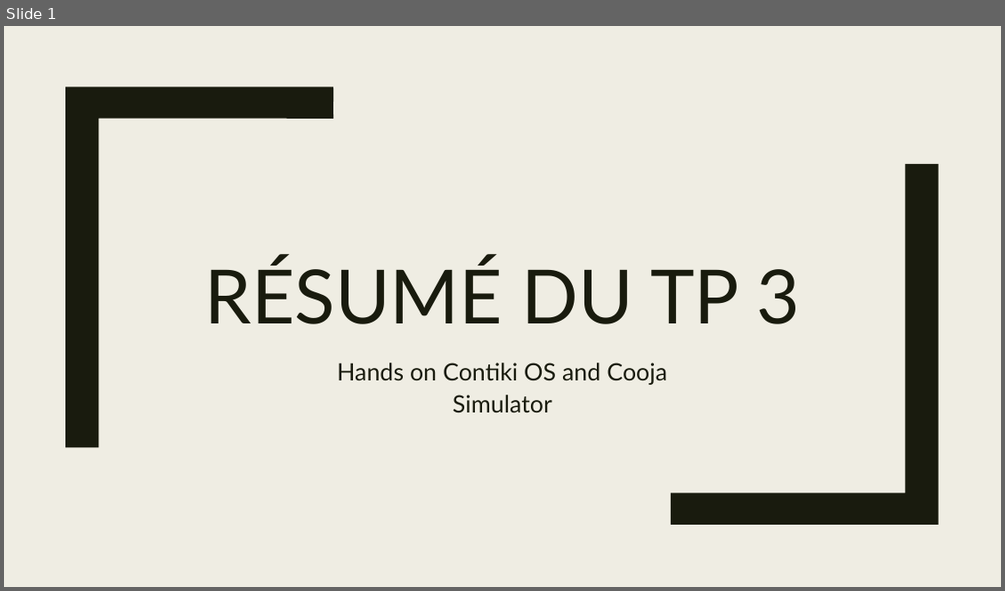
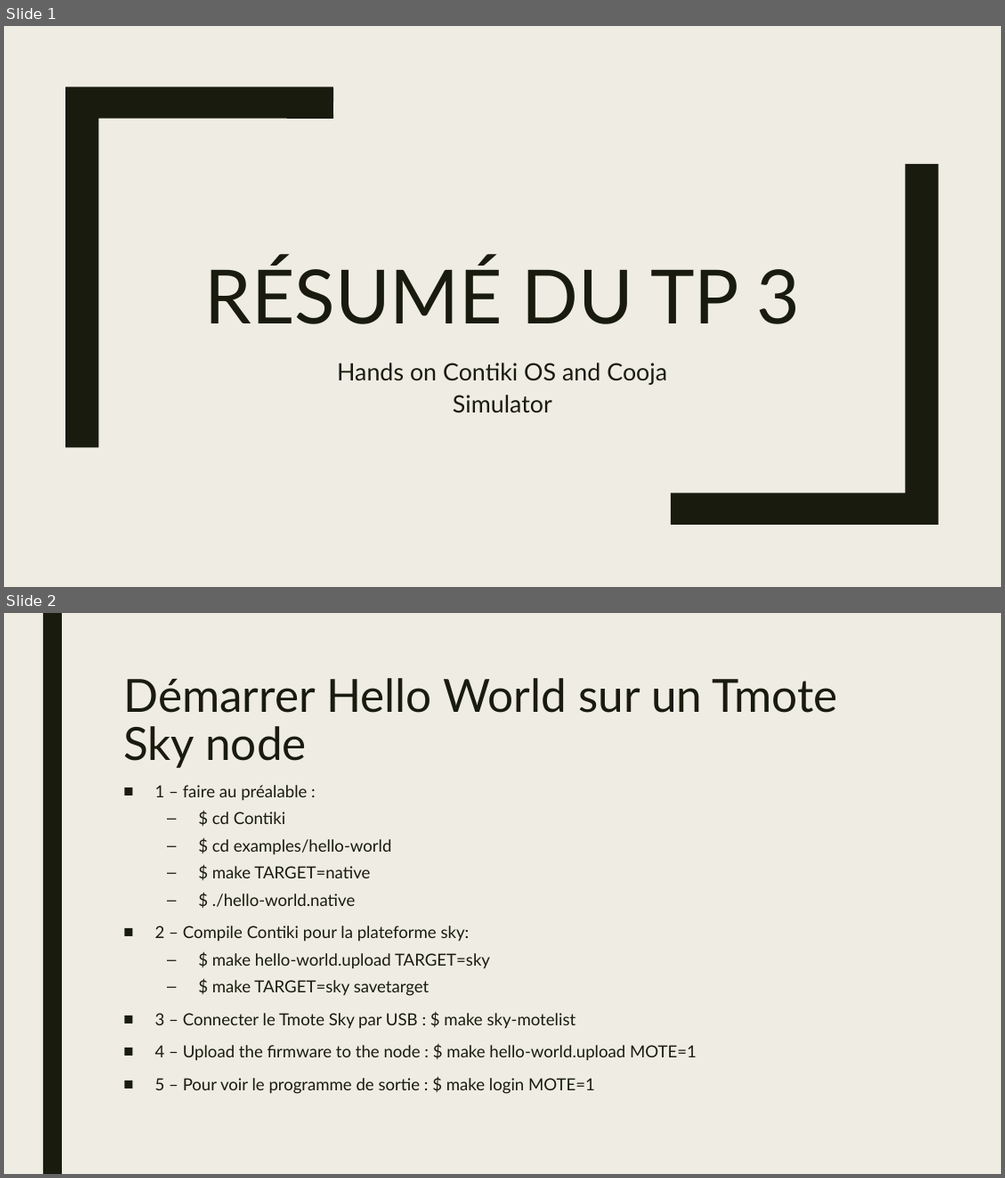
Before and after one commit to Hugo-SEQUIER/ProjetS3, a slide deck: ressources/nos_resumes/resume_tp_3.pptx. Shown one above the other, each under a label of ours: slide 1 before the commit, slides 1 and 2 after it. The pictures are 1005x591 and 1005x1178 pixels, drawn with LibreOffice and Linux fonts; fonts in the diff are those of the drawing. Boxes give left, top, right and bottom in pixels: in the first picture for what was removed or moved away, otherwise in the second. Text is boxed around its words. In the diff, an @@ line names an element or a change of style, - is before the commit and + after.

```diff
--- a/ressources/nos_resumes/resume_tp_3.pptx
+++ b/ressources/nos_resumes/resume_tp_3.pptx
@@ slide 2 added at <box>4,613,1001,1174</box>, background #EFEDE3 @@
@@ rectangle added at <box>43,613,62,1174</box>, fill #191B0E @@
@@ title added at <box>123,678,838,768</box>, 44 pt, text #191B0E @@
+Démarrer Hello World sur un Tmote Sky node
@@ text added at <box>155,785,696,1094</box>, 16 pt, text #191B0E @@
+■ 1 – faire au préalable :
+  – $ cd Contiki
+  – $ cd examples/hello-world
+  – $ make TARGET=native
+  – $ ./hello-world.native
+■ 2 – Compile Contiki pour la plateforme sky:
+  – $ make hello-world.upload TARGET=sky
+  – $ make TARGET=sky savetarget
+■ 3 – Connecter le Tmote Sky par USB : $ make sky-motelist
+■ 4 – Upload the firmware to the node : $ make hello-world.upload MOTE=1
+■ 5 – Pour voir le programme de sortie : $ make login MOTE=1
```
Also in this commit, not shown: 1 other slide added, 1 slide removed.
